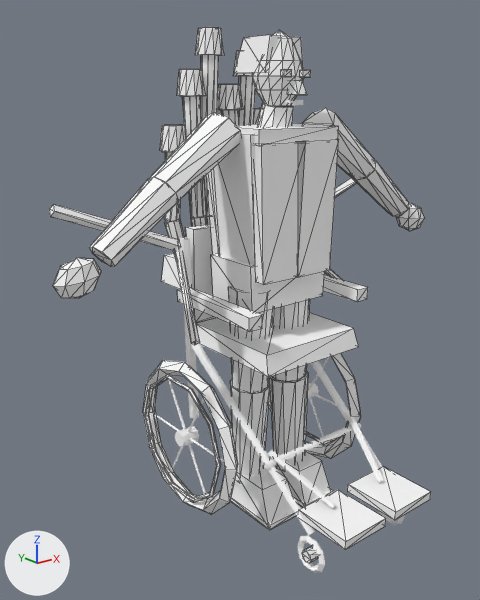
Renders of the Blender file ArtSource/Pedestrians/Blender/PipebackRoller3D.blend from each side of a commit.
Both versions are drawn from a 50 mm camera at (-1.555, -1.764, 1.533) aimed at (-0.146, -0.003, 0.829). Arrows for +X, +Y and +Z are at lower left; the lights stay in place. The picture after the commit comes second. Mesh edges are drawn as thin lines on the coarser meshes.

In view in the first picture: 'ACC_ChairFrame', 'ACC_Footrests', 'ACC_PushLevers', 'ACC_SeatCushion', 'ACC_WheelTyre.R', 'CLO_CoatFront.L', 'CLO_CoatFront.R', 'GEO_Forearm.L', 'GEO_Forearm.R', 'GEO_Pelvis', 'GEO_Shin.L', 'GEO_Shin.R', 'GEO_Torso', 'GEO_UpperArm.R' and 36 more.
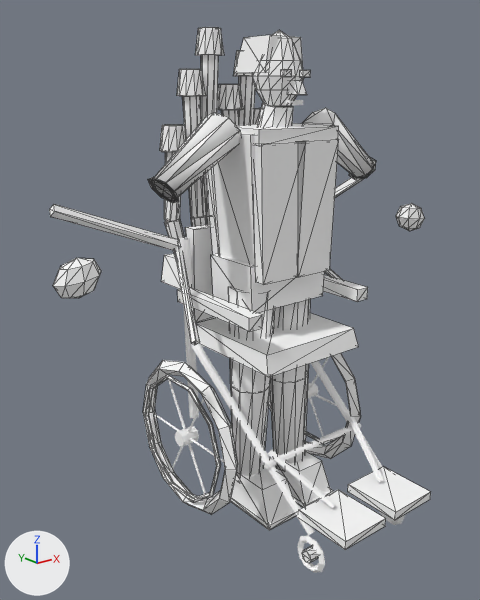
Pixel boxes [x1, y1, x2, y2] of what changed, in the pictures (480 x 600 px; the box of a moved part takes in the faces that stretch with it):
'GEO_UpperArm.R', reshaped
    before: [149, 112, 241, 200]
    after: [152, 112, 241, 200]
'GEO_Forearm.R', reshaped (65% narrower, 70% shorter)
    before: [89, 177, 179, 267]
    after: [148, 177, 179, 203]
'GEO_Forearm.L', reshaped (53% narrower, 58% shorter)
    before: [350, 160, 409, 216]
    after: [349, 157, 376, 180]
part 1 of me_geo_forearm_l_mesh, moved or reshaped
    before: [351, 161, 409, 216]
    after: [350, 159, 376, 180]
part 3 of me_geo_forearm_r_mesh, moved or reshaped
    before: [89, 177, 179, 267]
    after: [150, 178, 178, 202]

The change in detail:
me_geo_forearm_l_mesh is used by ob_geo_forearm_l; location (0.455, -0.012, 1.25).
Before the commit, vertices of me_geo_forearm_l_mesh: 0 (0.223, -0.062, -0.175) at pixel (408, 209), 1 (0.243, -0.047, -0.15) at pixel (408, 202), 2 (0.252, -0.009, -0.14), 3 (0.246, 0.029, -0.15), 4 (0.227, 0.046, -0.175).
Before the commit, vertices of me_geo_forearm_l_mesh: 5 (0.207, 0.031, -0.2) at pixel (387, 212), 6 (0.198, -0.007, -0.21) at pixel (392, 216), 7 (0.204, -0.045, -0.2) at pixel (401, 215).
me_geo_forearm_l_mesh had 16 vertices, 10 faces and spanned x -0.034..0.252, y -0.067..0.067, z -0.21..0.043.
me_geo_forearm_l_mesh now has 16 vertices, 10 faces and spans x -0.034..0.034, y -0.067..0.067, z -0.043..0.043.
Part 1, on me_geo_forearm_l_mesh:
Vertices 0 to 7 of me_geo_forearm_l_mesh move by (-0.225, 0.008, 0.175).
me_geo_upperarm_r_mesh is used by ob_geo_upperarm_r; location (-0.208, 0.005, 1.418).
me_geo_upperarm_r_mesh had 16 vertices, 10 faces and spanned x -0.276..0.038, y -0.081..0.081, z -0.217..0.054.
me_geo_upperarm_r_mesh now has 16 vertices, 10 faces and spans x -0.272..0.038, y -0.081..0.081, z -0.209..0.054.
Part 2, on me_geo_upperarm_r_mesh:
Vertex 8 of me_geo_upperarm_r_mesh moves from (-0.242, -0.078, -0.174) at pixel (175, 192) to (-0.243, -0.067, -0.174) at pixel (173, 192).
Vertex 9 of me_geo_upperarm_r_mesh moves from (-0.264, -0.06, -0.143) at pixel (165, 182) to (-0.263, -0.052, -0.149) at pixel (164, 183).
Vertex 10 of me_geo_upperarm_r_mesh moves from (-0.276, -0.015, -0.131) at pixel (154, 176) to (-0.272, -0.014, -0.139) at pixel (155, 179).
Vertex 11 of me_geo_upperarm_r_mesh moves from (-0.269, 0.032, -0.143) at pixel (148, 179) to (-0.266, 0.024, -0.149) at pixel (150, 181).
Vertex 12 of me_geo_upperarm_r_mesh moves from (-0.248, 0.052, -0.174) to (-0.247, 0.041, -0.174) at pixel (153, 188).
Vertex 13 of me_geo_upperarm_r_mesh moves from (-0.226, 0.034, -0.205) to (-0.227, 0.026, -0.199) at pixel (161, 196).
Vertex 14 of me_geo_upperarm_r_mesh moves from (-0.214, -0.011, -0.217) to (-0.218, -0.012, -0.209) at pixel (170, 200).
Vertex 15 of me_geo_upperarm_r_mesh moves from (-0.221, -0.058, -0.205) at pixel (178, 201) to (-0.224, -0.05, -0.199) at pixel (175, 199).
me_geo_forearm_r_mesh is used by ob_geo_forearm_r; location (-0.453, -0.008, 1.244).
Before the commit, vertices of me_geo_forearm_r_mesh: 0 (-0.227, 0.046, -0.175) at pixel (92, 253), 1 (-0.246, 0.029, -0.15) at pixel (89, 247), 2 (-0.252, -0.009, -0.14) at pixel (92, 246), 3 (-0.243, -0.047, -0.15) at pixel (102, 251), 4 (-0.223, -0.062, -0.175) at pixel (111, 260).
Before the commit, vertices of me_geo_forearm_r_mesh: 5 (-0.204, -0.045, -0.2) at pixel (114, 266), 6 (-0.198, -0.007, -0.21) at pixel (110, 266), 7 (-0.207, 0.031, -0.2) at pixel (101, 261).
me_geo_forearm_r_mesh had 16 vertices, 10 faces and spanned x -0.252..0.034, y -0.067..0.067, z -0.21..0.043.
me_geo_forearm_r_mesh now has 16 vertices, 10 faces and spans x -0.034..0.034, y -0.067..0.067, z -0.043..0.043.
Part 3, on me_geo_forearm_r_mesh:
Vertices 0 to 7 of me_geo_forearm_r_mesh move by (0.225, 0.008, 0.175).
me_geo_shin_r_mesh has 20 vertices, 12 faces and spans x -0.078..0.078, y -0.087..0.087, z -0.391..0.002.
me_geo_shin_r_mesh is used by ob_geo_shin_r; location (-0.088, 0.01, 0.485).
me_geo_shin_r_mesh part 4: its shading normals changed.
